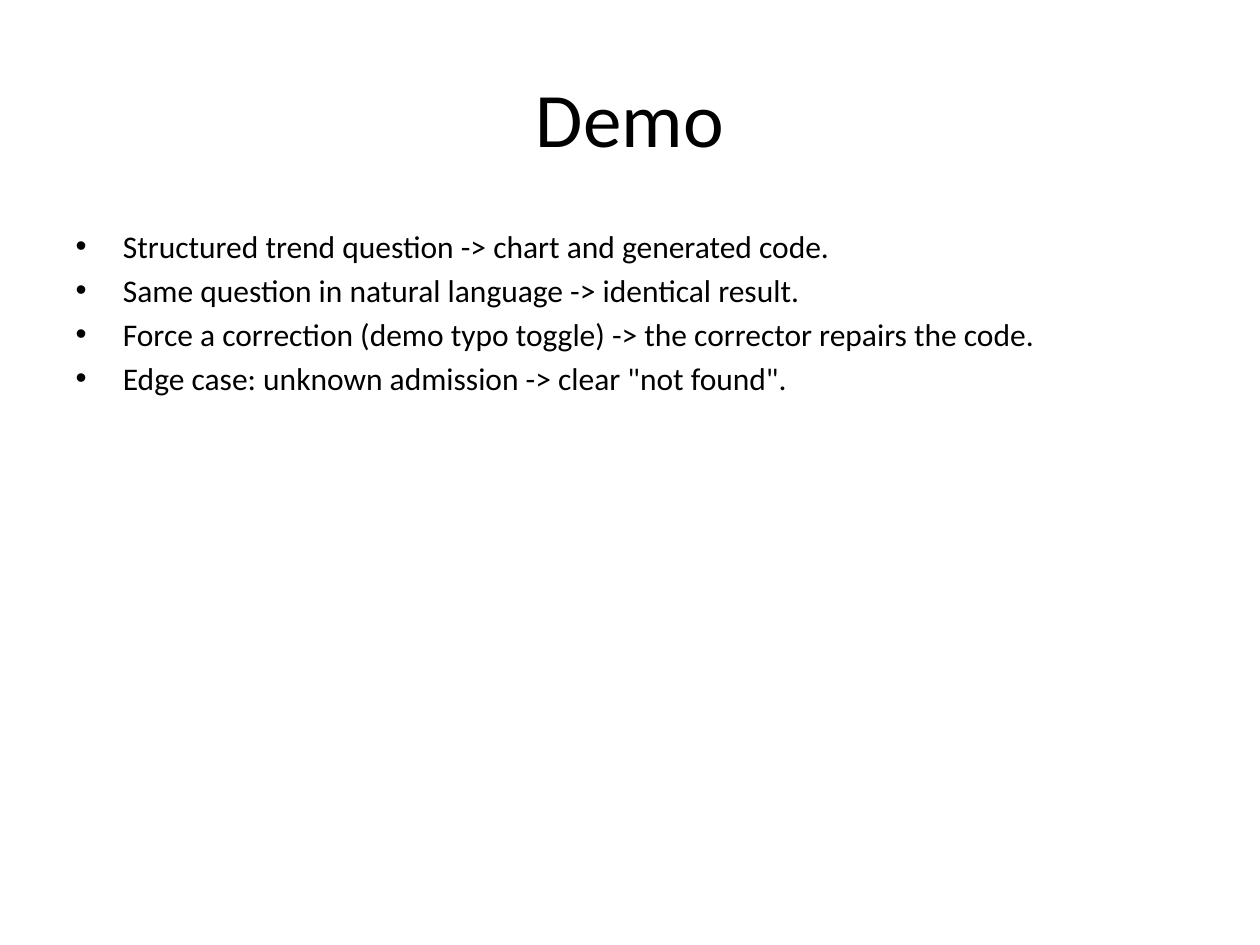
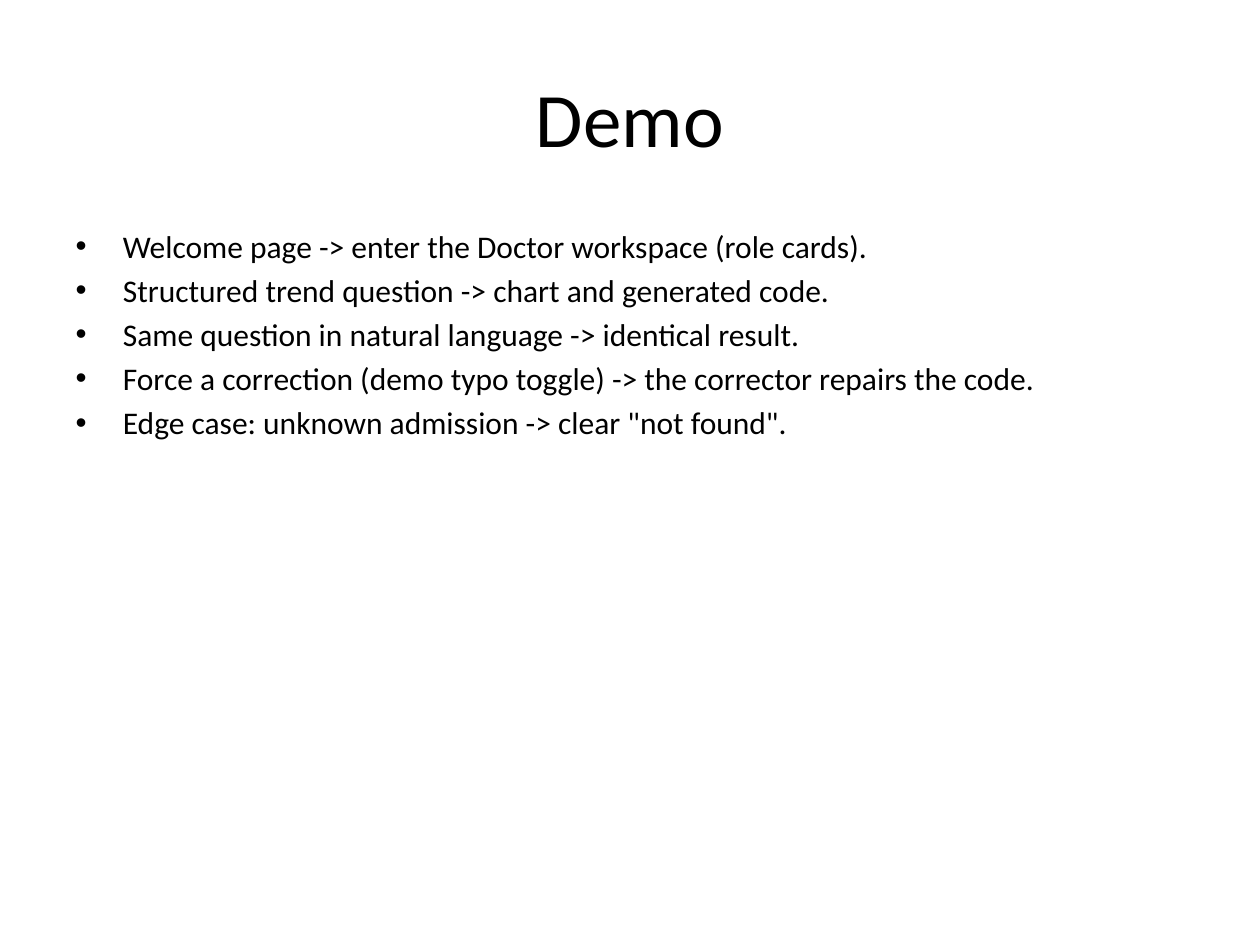
Before and after one commit to alonengel/seminar-project, a slide deck: slide 13 of docs/Clinical_Lab_Analysis_System.pptx. Drawn at 1260x945 pixels with LibreOffice and Linux fonts; fonts in the diff are those of the drawing. Boxes give left, top, right and bottom in pixels: in the first picture for what was removed or moved away, otherwise in the second. Text is boxed around its words. In the diff, an @@ line names an element or a change of style, - is before the commit and + after.

Commit message:
Sync docs with the role-based UI and current test suite.
Update DEMO, REPORT, SLIDES (+ regenerated deck), TEST_REPORT, TODO, and
the gap analysis for the Welcome page and Doctor/Researcher workspaces,
unify the drifting test counts to the verified 170 tests / 94% coverage,
and fill the decision log's missing July-August entries (drive
auto-download, role workspaces, UI polish, screenshot refresh).

```diff
--- a/docs/Clinical_Lab_Analysis_System.pptx
+++ b/docs/Clinical_Lab_Analysis_System.pptx
@@ text at [123, 235, 867, 264]: paragraph added @@
+• Welcome page -> enter the Doctor workspace (role cards).
```
Also in this commit, not shown: 2 other slides changed, 7 other files.
